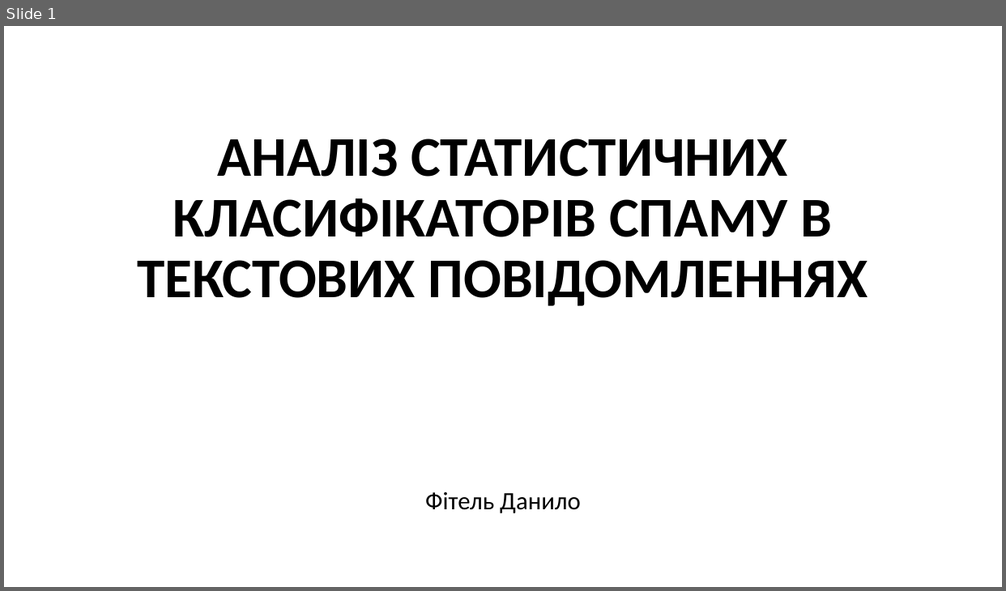
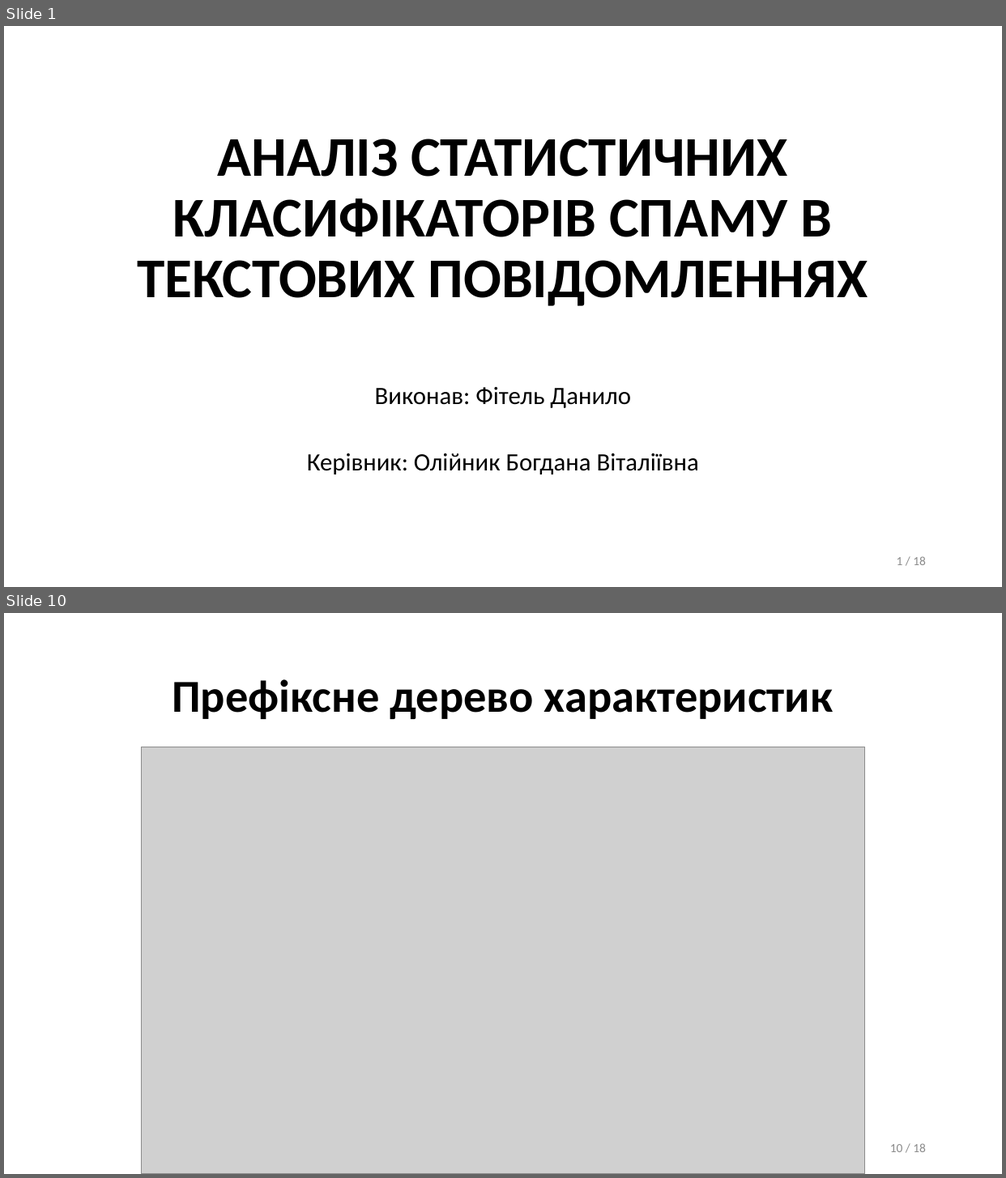
Before and after one commit to danylofitel/Pinocchio, a slide deck: fitel_presentation/Analysis of Statistical Spam Classifiers for Text Messages.pptx. Shown one above the other, each under a label of ours: slide 1 before the commit, slides 1 and 10 after it; the slides between them are not shown. The pictures are 1006x591 and 1006x1178 pixels, drawn with LibreOffice and Linux fonts; fonts in the diff are those of the drawing; grey boxes stand for pictures. Boxes give left, top, right and bottom in pixels: in the first picture for what was removed or moved away, otherwise in the second. Text is boxed around its words. In the diff, an @@ line names an element or a change of style, - is before the commit and + after.

```diff
--- a/fitel_presentation/Analysis of Statistical Spam Classifiers for Text Messages.pptx
+++ b/fitel_presentation/Analysis of Statistical Spam Classifiers for Text Messages.pptx
@@ slide 10 added at (4,613,1002,1174), background #FFFFFF @@
@@ title added at (172,679,833,719), 44 pt, text #000000, bold @@
+Префіксне дерево характеристик
@@ picture added at (141,747,865,1174) @@
@@ page number added at (890,1144,926,1152), 12 pt, text #8C8C8C @@
+10 / 18
@@ slide 1 changed as well @@
@@ subtitle at (375,387,631,408): text changed @@
-Фітель Данило
+Виконав: Фітель Данило
@@ text added at (307,454,699,475), 24 pt, text #000000 @@
+Керівник: Олійник Богдана Віталіївна
@@ page number added at (897,557,926,565), 12 pt, text #8C8C8C @@
+1 / 18
```
Also in this commit, not shown: 1 other slide changed, 15 other slides added, 3 slides removed.
